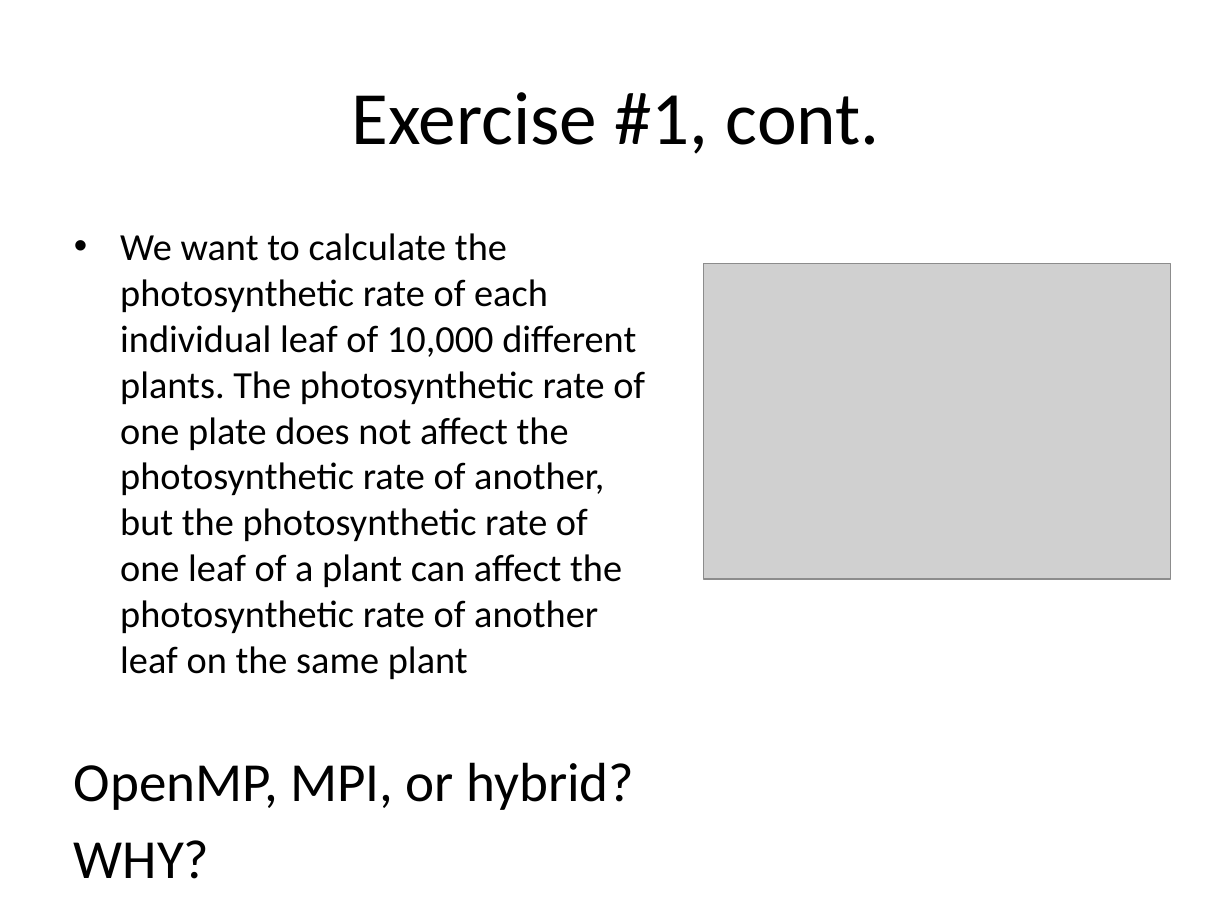
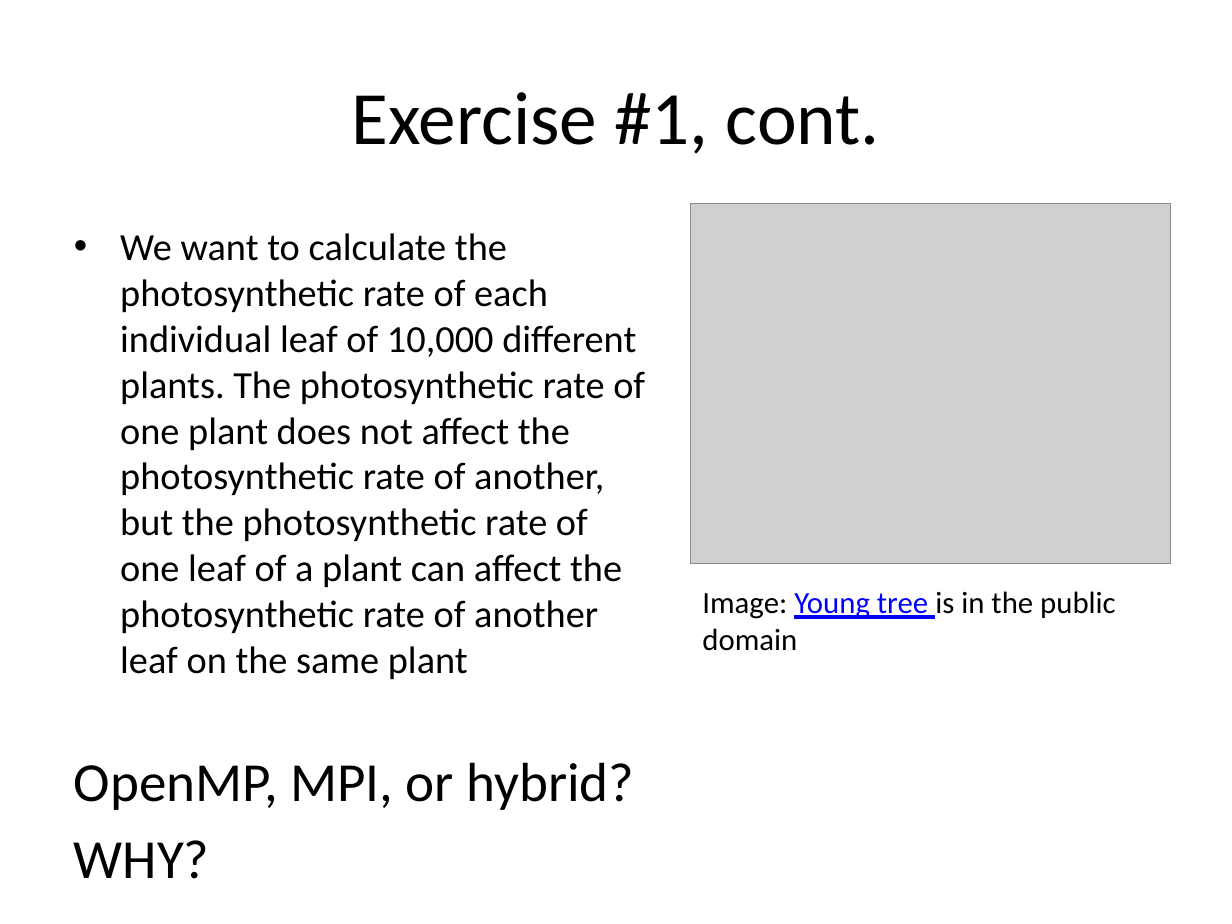
Before and after one commit to shodor-education/petascale-semester-curriculum, a slide deck: slide 10 of units/6/lessons/2/resources/petascale-lesson-6.2-slides.pptx. Drawn at 1232x924 pixels with LibreOffice and Linux fonts; fonts in the diff are those of the drawing; grey boxes stand for pictures. Boxes give left, top, right and bottom in pixels: in the first picture for what was removed or moved away, otherwise in the second. Text is boxed around its words. In the diff, an @@ line names an element or a change of style, - is before the commit and + after.

```diff
--- a/units/6/lessons/2/resources/petascale-lesson-6.2-slides.pptx
+++ b/units/6/lessons/2/resources/petascale-lesson-6.2-slides.pptx
@@ picture: place and size @@
-picture at bbox=[703, 264, 1170, 579]
+picture at bbox=[690, 203, 1170, 563]
@@ text at bbox=[120, 233, 645, 680]: text changed @@
-• We want to calculate the photosynthetic rate of each individual leaf of 10,000 different plants. The photosynthetic rate of one plate does not affect the photosynthetic rate of another, but the photosynthetic rate of one leaf of a plant can affect the photosynthetic rate of another leaf on the same plant
+• We want to calculate the photosynthetic rate of each individual leaf of 10,000 different plants. The photosynthetic rate of one plant does not affect the photosynthetic rate of another, but the photosynthetic rate of one leaf of a plant can affect the photosynthetic rate of another leaf on the same plant
@@ text added at bbox=[702, 591, 1116, 651], 18 pt, text #000000 @@
+Image: Young tree is in the public domain
```
Also in this commit, not shown: 6 other slides changed.
